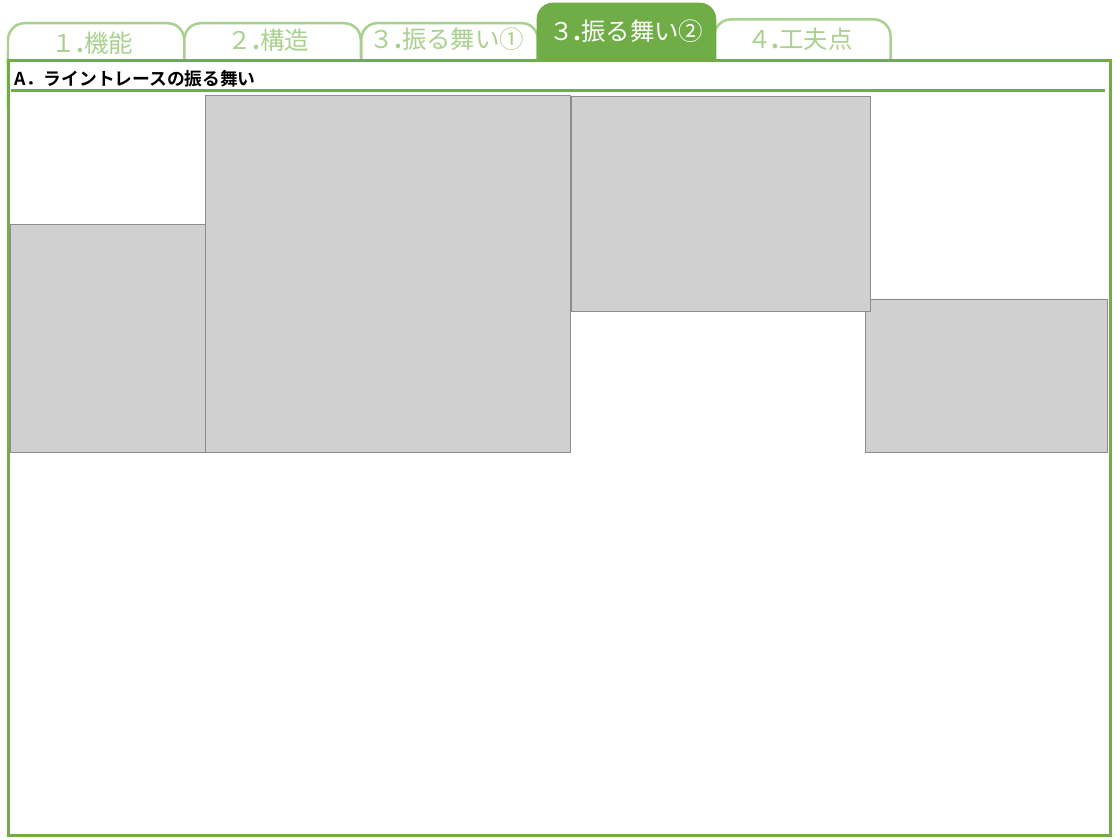
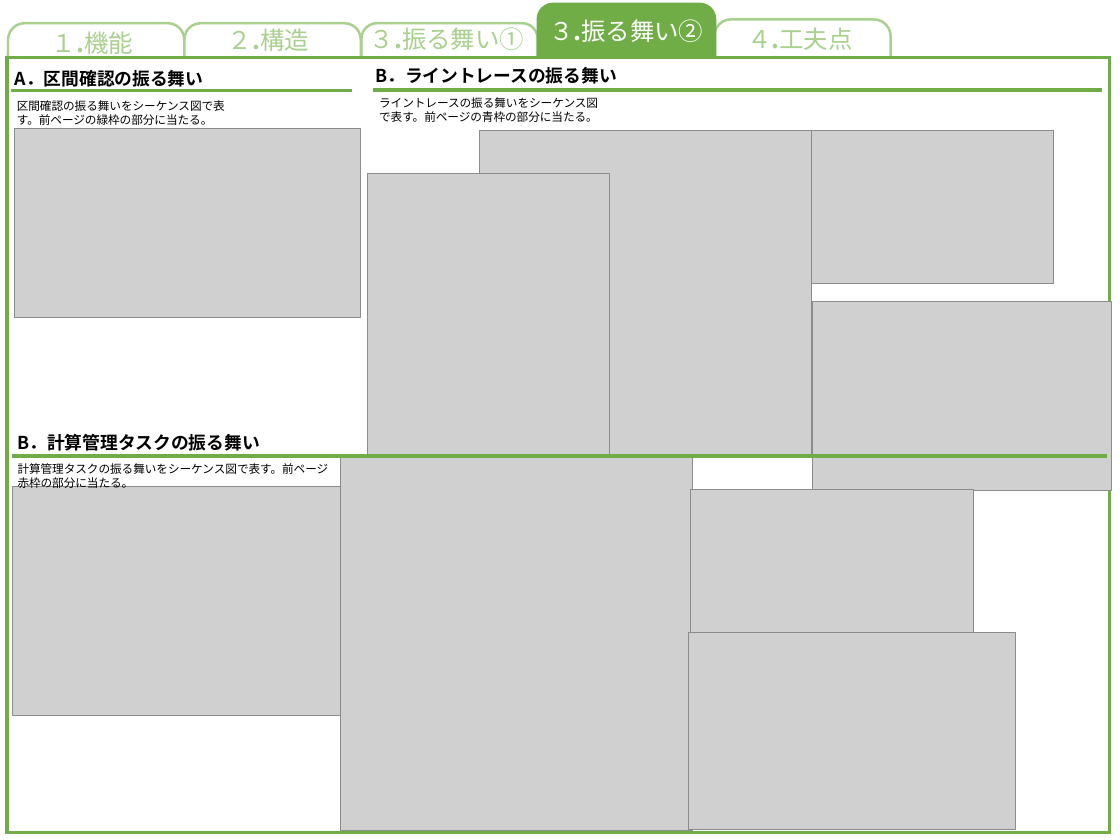
Before and after one commit to akita-lab-2019/model, a slide deck: slide 2 of PowerPoint/振る舞いモデル.pptx. Drawn at 1120x840 pixels with LibreOffice and Linux fonts; fonts in the diff are those of the drawing; grey boxes stand for pictures. Boxes give left, top, right and bottom in pixels: in the first picture for what was removed or moved away, otherwise in the second. Text is boxed around its words. In the diff, an @@ line names an element or a change of style, - is before the commit and + after.

Commit message:
振る舞い

```diff
--- a/PowerPoint/振る舞いモデル.pptx
+++ b/PowerPoint/振る舞いモデル.pptx
@@ text at <box>15,70,204,91</box>: text changed @@
-A．ライントレースの振る舞い
+A．区間確認の振る舞い
@@ text added at <box>375,67,616,84</box>, 16 pt, text #000000, bold @@
+B．ライントレースの振る舞い
@@ line moved from (10, 90) - (1105, 90) to (10, 90) - (352, 90) @@
@@ text added at <box>17,100,225,125</box>, 10.5 pt, text #000000 @@
+区間確認の振る舞いをシーケンス図で表す。前ページの緑枠の部分に当たる。
@@ line added from (373, 90) to (1102, 90), #70AD47 3 pt @@
@@ text added at <box>379,97,598,122</box>, 10.5 pt, text #000000 @@
+ライントレースの振る舞いをシーケンス図で表す。前ページの青枠の部分に当たる。
@@ picture added at <box>14,128,360,318</box> @@
@@ picture: place and size @@
-picture at <box>206,96,571,452</box>
+picture at <box>479,130,812,454</box>
@@ picture: place and size @@
-picture at <box>866,299,1107,453</box>
+picture at <box>812,130,1054,284</box>
@@ picture: place and size @@
-picture at <box>10,224,206,453</box>
+picture at <box>368,174,610,457</box>
@@ picture: place and size @@
-picture at <box>571,96,870,311</box>
+picture at <box>813,302,1112,490</box>
@@ text added at <box>17,434,259,455</box>, 16 pt, text #000000, bold @@
+B．計算管理タスクの振る舞い
@@ line added from (13, 456) to (1106, 456), #70AD47 3 pt @@
@@ text added at <box>18,463,329,488</box>, 10.5 pt, text #000000 @@
+計算管理タスクの振る舞いをシーケンス図で表す。前ページ赤枠の部分に当たる。
@@ picture added at <box>341,457,692,830</box> @@
@@ picture added at <box>13,486,344,715</box> @@
@@ picture added at <box>690,490,974,632</box> @@
@@ picture added at <box>688,632,1015,830</box> @@
```
Also in this commit, not shown: 1 other slide changed, 7 other files.
